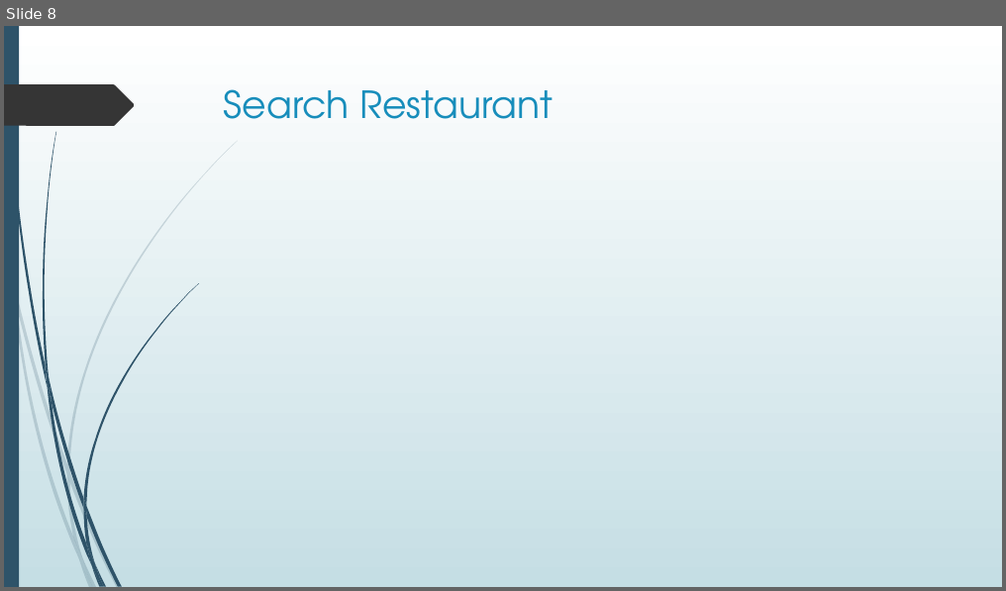
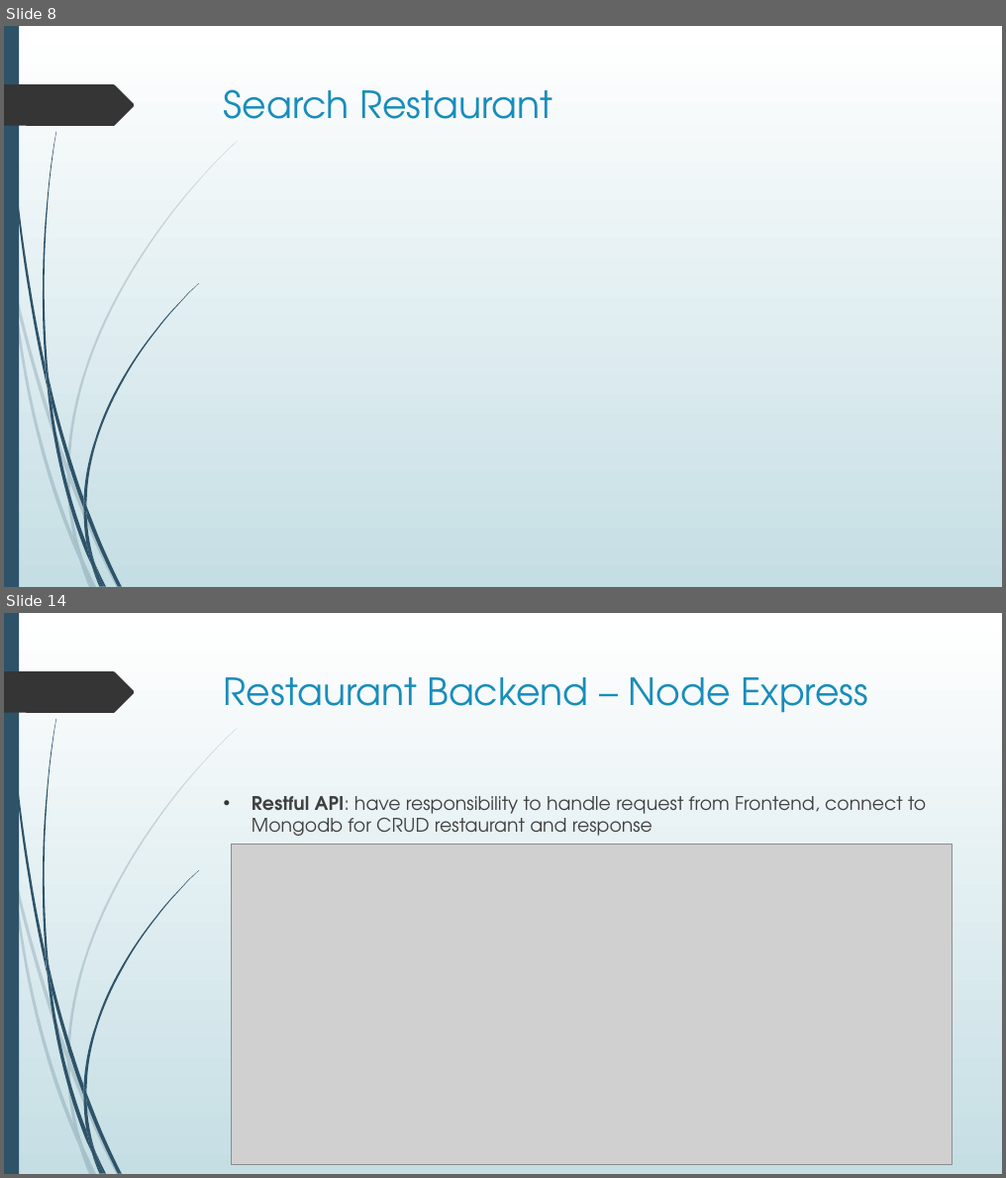
Before and after one commit to thienanmum/restaurantfinder, a slide deck: docs/RestaurantFinder.pptx. Shown one above the other, each under a label of ours: slide 8 before the commit, slides 8 and 14 after it; the slides between them are not shown. The pictures are 1006x591 and 1006x1178 pixels, drawn with LibreOffice and Linux fonts; fonts in the diff are those of the drawing; grey boxes stand for pictures. Boxes give left, top, right and bottom in pixels: in the first picture for what was removed or moved away, otherwise in the second. Text is boxed around its words. In the diff, an @@ line names an element or a change of style, - is before the commit and + after.

```diff
--- a/docs/RestaurantFinder.pptx
+++ b/docs/RestaurantFinder.pptx
@@ slide 14 added at (x1=4, y1=613, x2=1002, y2=1174), background gradient #FFFFFF to #C5DEE5; not listed: 24 template elements that a slide beside it also shows @@
@@ title added at (x1=224, y1=677, x2=868, y2=713), 36 pt, text #178DBB @@
+Restaurant Backend – Node Express
@@ text added at (x1=252, y1=796, x2=926, y2=836), 18 pt, text #404040 @@
+• Restful API: have responsibility to handle request from Frontend, connect to Mongodb for CRUD restaurant and response
@@ picture added at (x1=231, y1=845, x2=952, y2=1165) @@
```
Also in this commit, not shown: 6 other slides added.
